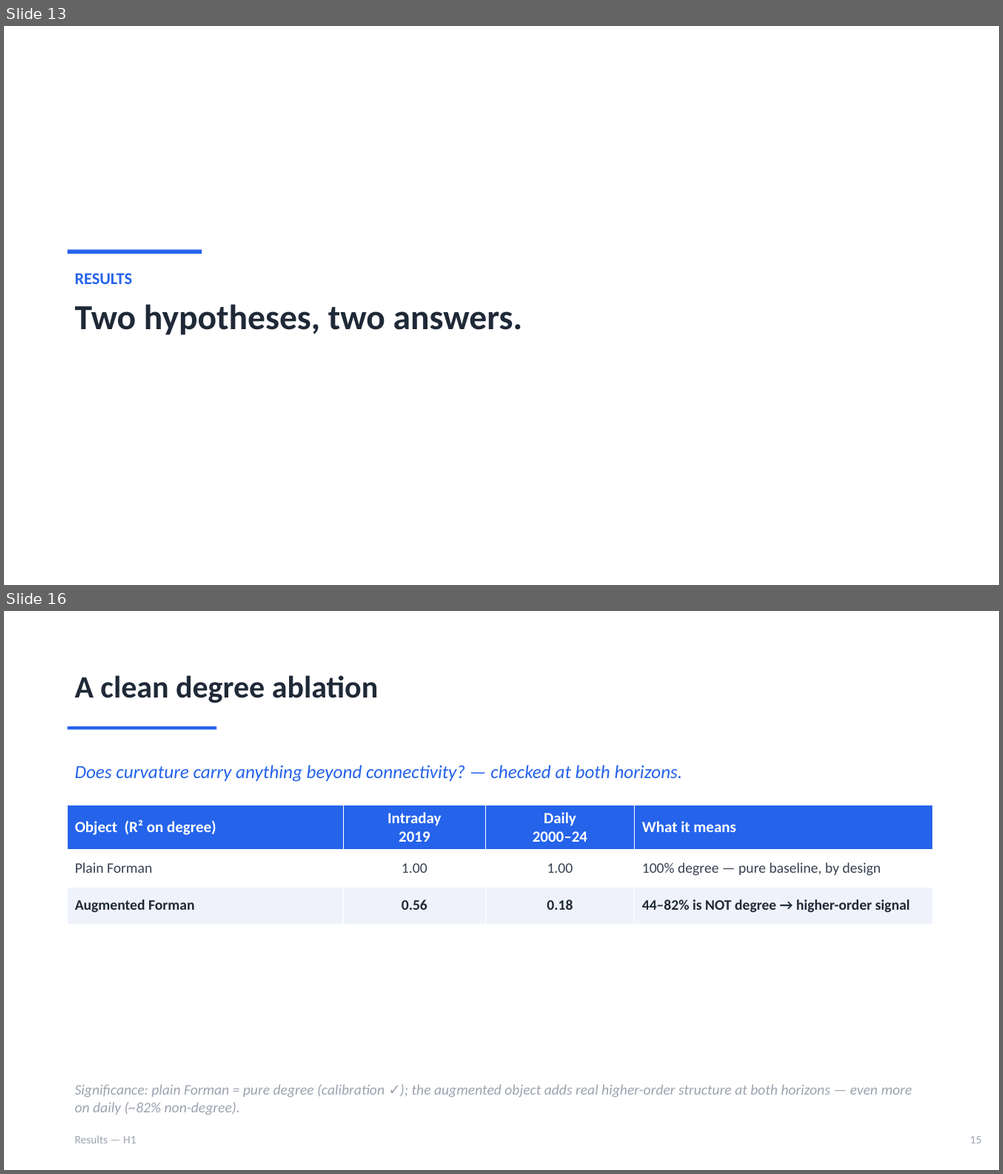
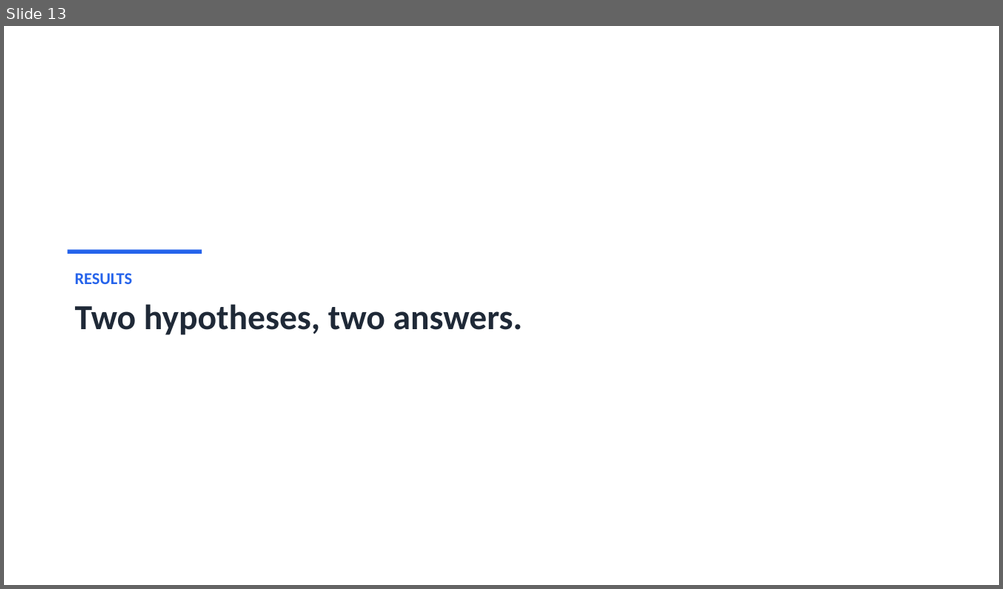
Before and after one commit to ivan-sit/Curvature-Lead-Lag-Model, a slide deck: slides/Ricci_Curvature_LeadLag.pptx. Shown one above the other, each under a label of ours: slides 13 and 16 before the commit, slide 13 after it; the slides between them are not shown. The pictures are 1003x1174 and 1003x589 pixels, drawn with LibreOffice and Linux fonts; fonts in the diff are those of the drawing. Boxes give left, top, right and bottom in pixels: in the first picture for what was removed or moved away, otherwise in the second. Text is boxed around its words. In the diff, an @@ line names an element or a change of style, - is before the commit and + after.

```diff
--- a/slides/Ricci_Curvature_LeadLag.pptx
+++ b/slides/Ricci_Curvature_LeadLag.pptx
@@ slide 16 removed at box(4, 611, 999, 1170), background #FFFFFF @@
@@ text removed at box(75, 675, 378, 703) @@
-A clean degree ablation
@@ rectangle removed at box(68, 726, 216, 729) @@
@@ text removed at box(75, 765, 683, 782) @@
-Does curvature carry anything beyond connectivity? — checked at both horizons.
@@ table removed at box(68, 805, 933, 917), 3 rows, 4 columns @@
-Object (R² on degree) | Intraday / 2019 | Daily / 2000–24 | What it means
-Plain Forman | 1.00 | 1.00 | 100% degree — pure baseline, by design
-Augmented Forman | 0.56 | 0.18 | 44–82% is NOT degree → higher-order signal
@@ text removed at box(75, 1085, 912, 1115) @@
-Significance: plain Forman = pure degree (calibration ✓); the augmented object adds real higher-order structure at both horizons — even more on daily (~82% non-degree).
@@ text removed at box(75, 1136, 136, 1144) @@
-Results — H1
@@ text removed at box(970, 1136, 982, 1144) @@
-15
```
Also in this commit, not shown: 8 slides changed, 1 other slide removed, 2 other files.
